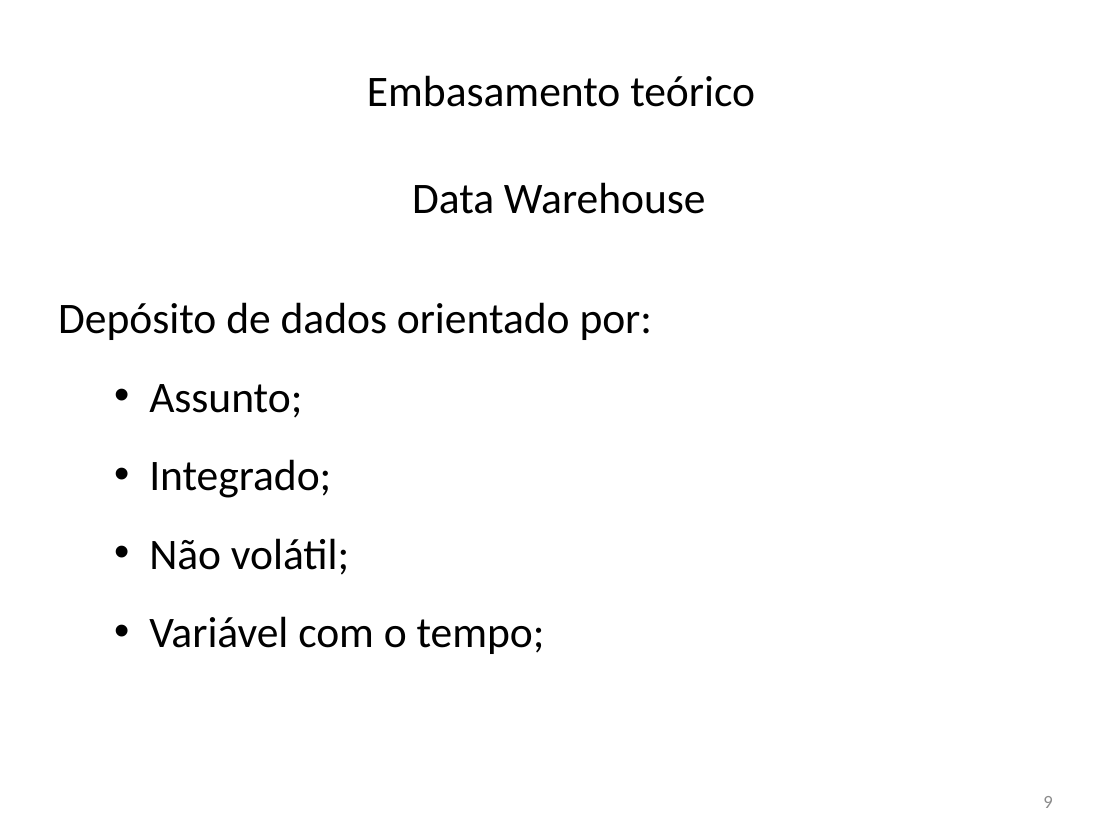
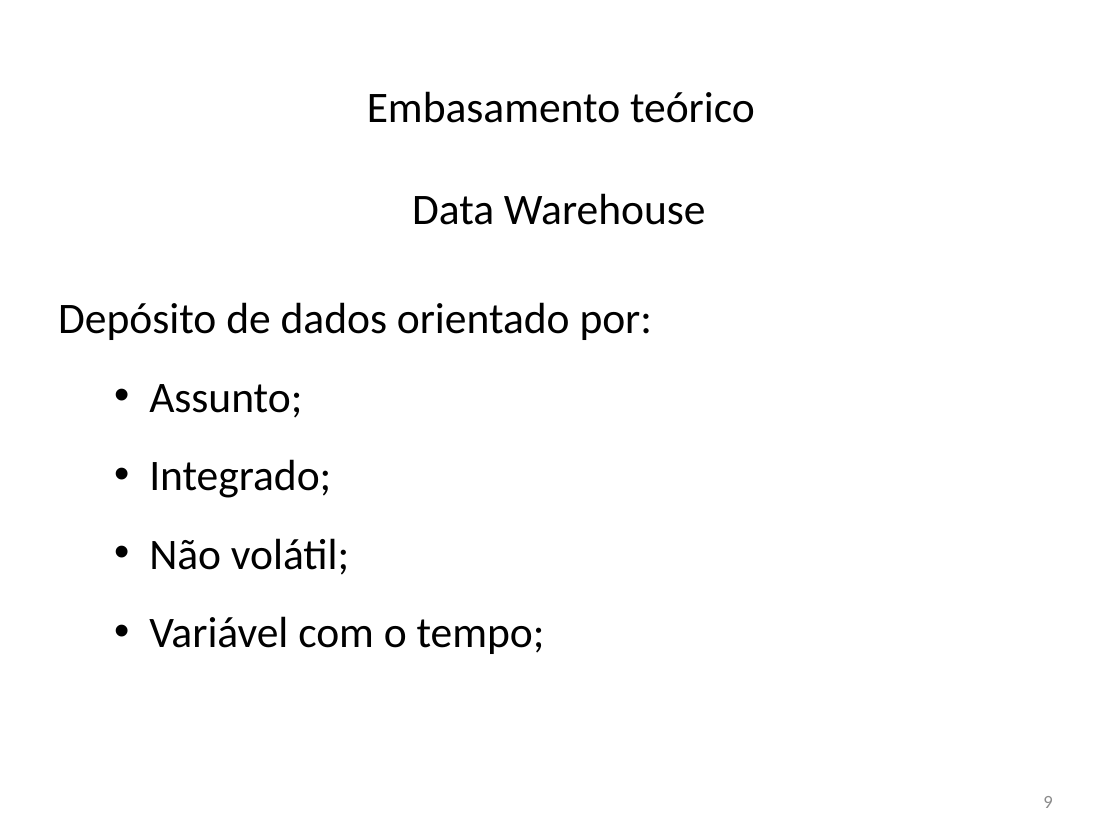
Before and after one commit to krieggerms/Analise-da-Insercao-do-Aluno-Negro-com-BI, a slide deck: slide 9 of APRESENTAÇÃO TCC.pptx. Drawn at 1120x840 pixels with LibreOffice and Linux fonts; fonts in the diff are those of the drawing; background and template pictures are left out. Boxes give left, top, right and bottom in pixels: in the first picture for what was removed or moved away, otherwise in the second. Text is boxed around its words. In the diff, an @@ line names an element or a change of style, - is before the commit and + after.

```diff
--- a/APRESENTAÇÃO TCC.pptx
+++ b/APRESENTAÇÃO TCC.pptx
@@ title "Embasamento teórico": place and size @@
-title "Embasamento teórico" at bbox=[367, 75, 755, 107]
+title "Embasamento teórico" at bbox=[367, 91, 755, 123]
@@ text "Data Warehouse": place and size @@
-text "Data Warehouse" at bbox=[412, 182, 706, 214]
+text "Data Warehouse" at bbox=[412, 193, 706, 225]
```
Also in this commit, not shown: 16 other slides changed, 1 other file.
